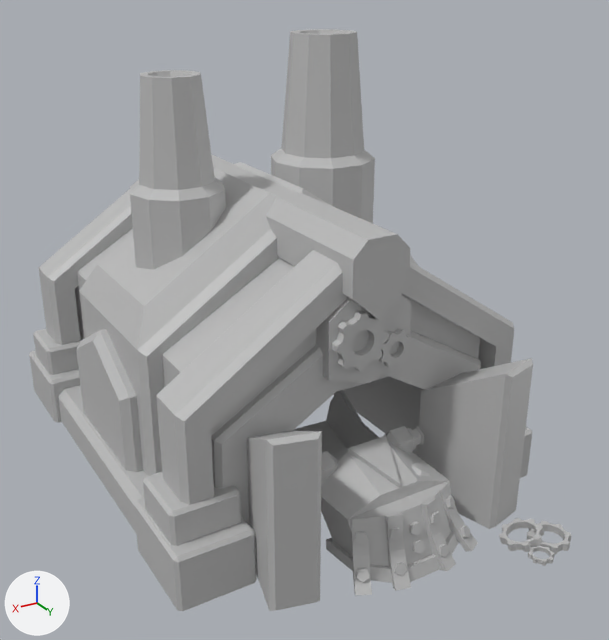
Before and after pictures for a commit that changed the FBX model TowerDefence/Assets/LockdownAssets/Meshes/Buildings/Depots/GarageDepo_Mesh.fbx.
Camera for both pictures: a 50 mm camera at (9.71, 17.21, 12.34) aimed at (-0.09, 0.87, 4.18). Arrows for +X, +Y and +Z are at lower left; the lights stay in place. Where no turn or scale is listed for an object, it has been applied to the vertices. Vertices at the same position are counted once.

Names of what the first picture shows: 'GarageDepo_Model'.
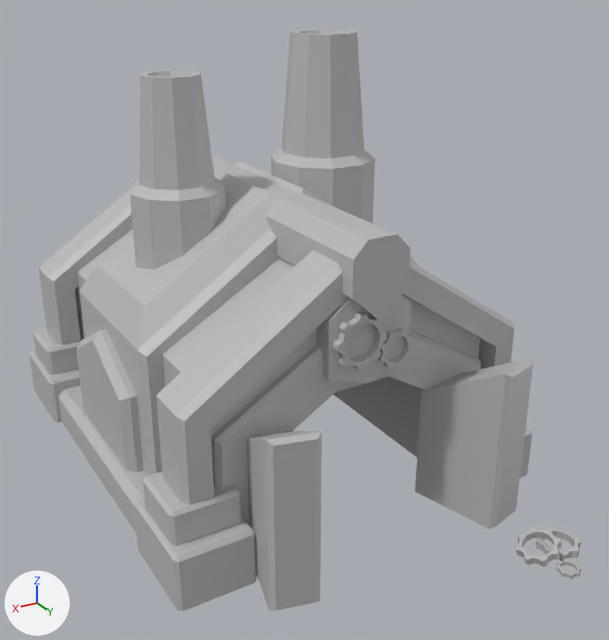
The newer file is also turned or shifted as a whole; pictures and numbers use the older file's frame.

Pixel boxes (x1, y1, x2, y2) of what changed, in the pictures (609 x 640 px; the box of a moved part takes in the faces that stretch with it):
```json
{"object": "GarageDepo_Model", "change": "reshaped", "before": [29, 29, 572, 611], "after": [29, 29, 581, 611]}
{"part": 1, "of": "me_mesh", "change": "moved or reshaped", "before": [528, 546, 555, 566], "after": [556, 559, 581, 579]}
{"part": 2, "of": "me_mesh", "change": "moved or reshaped", "before": [527, 521, 572, 554], "after": [515, 527, 562, 567]}
{"part": 3, "of": "me_mesh", "change": "added", "after": [535, 527, 581, 561]}
{"part": 4, "of": "me_mesh", "change": "added", "after": [333, 311, 387, 370]}
{"part": 5, "of": "me_mesh", "change": "added", "after": [377, 328, 413, 369]}
{"part": 6, "of": "me_mesh", "change": "deleted", "before": [293, 310, 544, 596]}
```

Scene script edits in JSON lines:
```json
{"block": "me_mesh", "where": "# used by ob_garagedepo_model"}
{"op": "remove", "block": "me_mesh", "code": "me_mesh.from_pydata(...)  # 1560 vertices, 1221 faces; spans x -4.92..4.92, y -7.19..7.12, z -0.05..10.65"}
{"op": "add", "block": "me_mesh", "code": "me_mesh.from_pydata(...)  # 1093 vertices, 831 faces; spans x -4.92..4.92, y -7.19..7.71, z -0.04..10.65"}
{"block": "me_mesh", "change": "me_mesh part 1: the loose piece of 96 vertices spanning x -2.95..-2.38, y 6.54..7.12, z 0.04..0.15 is scaled about its middle by 0.912, then moved by (-0.2, 0.62, -0.03)"}
{"block": "me_mesh", "change": "me_mesh part 2: the loose piece of 96 vertices spanning x -3.78..-2.8, y 5.97..6.95, z 0.0..0.19 is turned 17 degrees about the y axis through its middle, then moved by (0.58, 0.23, 0.12)"}
{"block": "me_mesh", "change": "me_mesh part 3: the loose piece of 96 vertices spanning x -3.78..-2.8, y 5.97..6.95, z 0.0..0.19 is copied, and the copy is moved by (0.0, 0.28, 0.0); it spans x -3.78..-2.8, y 6.25..7.24, z 0.0..0.19"}
{"block": "me_mesh", "change": "me_mesh part 4: the loose piece of 96 vertices spanning x -2.95..-2.38, y 6.54..7.12, z 0.04..0.15 is copied, and the copy is multiplied about its middle by the matrix ((1.884, -1.117, 0.0), (0.0, 0.0, 2.19), (-1.117, -1.884, 0.0)), then moved by (3.0, -2.98, 4.8); it spans x -0.29..0.97, y 3.74..3.97, z 4.26..5.52"}
{"block": "me_mesh", "change": "me_mesh part 5: the loose piece of 96 vertices spanning x -2.95..-2.38, y 6.54..7.12, z 0.04..0.15 is copied, and the copy is multiplied about its middle by the matrix ((1.556, -0.21, 0.0), (0.0, 0.0, 1.57), (-0.21, -1.556, 0.0)), then moved by (2.06, -2.99, 4.39); it spans x -1.04..-0.17, y 3.76..3.93, z 4.05..4.92"}
{"block": "me_mesh", "change": "me_mesh part 6: 27 loose pieces with 753 vertices, spanning x -3.24..1.69, y 0.42..6.63, z -0.05..5.55, are deleted"}
{"op": "remove", "block": "me_mesh", "code": "me_mesh.materials.append(mat_lambert12)  # grey #bcbcbc"}
{"op": "remove", "block": "me_mesh", "code": "me_mesh.materials.append(mat_lambert13)  # grey #bcbcbc"}
{"op": "remove", "block": "me_mesh", "code": "me_mesh.materials.append(mat_lambert3)  # grey #bcbcbc"}
```
